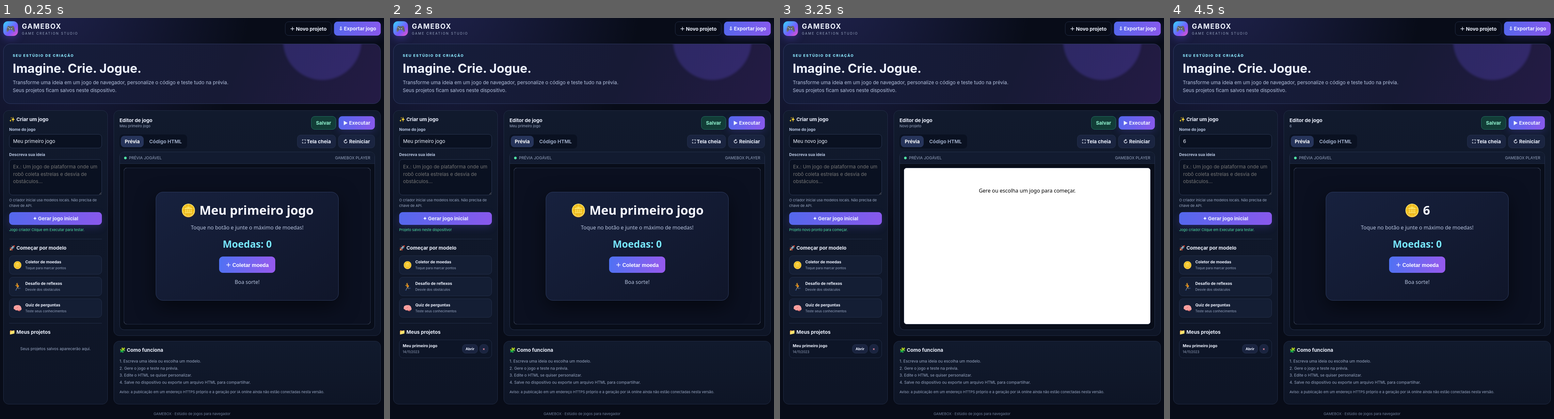
Above: before the commit, frames 1-4 (left to right).
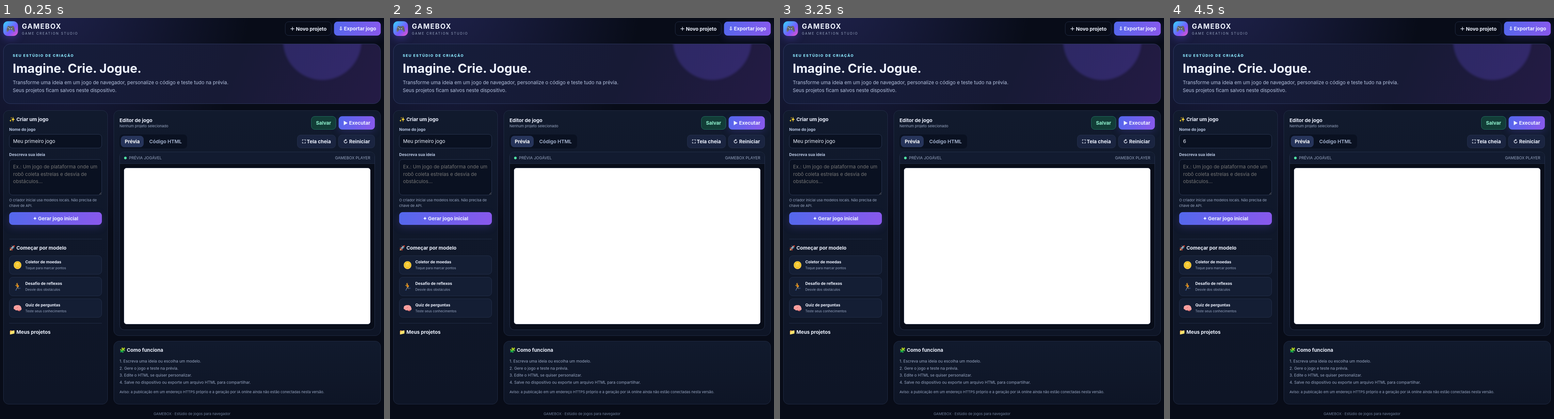
Above: after the commit, the same moments.

Repository: davidiasdonacimento-cell/Gamebox
Game: browser game, page index.html
Same seed, same stepped clock (60 frames per second), same inputs: the game is played once before the commit and once after it.
Inputs (mouse positions are in pixels of both pictures, inside the frame that each line leads up to):
- Up to frame 1 (0.25 s): no input
- Up to frame 2 (2 s): click "▶ Executar" at 0.27 s; click "Prévia" at 1.27 s; click "Salvar" at 1.87 s
- Up to frame 3 (3.25 s): click "＋ Novo projeto" at 2.47 s; click "⛶ Tela cheia" at 3.07 s
- Up to frame 4 (4.5 s): click (1223, 142) at 3.67 s; type "6" at 3.67 s; tap Enter at 3.7 s; click "🪙 Coletor de moedas Toque par…" at 4.27 s

The runs differ from the first frame. In frame 1, 25% of the frame differs, in the area x 2-97%, y 26-84%; in frame 2, 25%; in frame 3, 0.4%; in frame 4, 25%, in the area x 2-97%, y 26-85%.
Error after the commit: SyntaxError: Invalid or unexpected token

Commit message:
Refresh GAMEBOX static site deployment

Diff:
--- a/index.html
+++ b/index.html
@@ -51,7 +51,8 @@
 function escapeHtml(s){return String(s).replace(/[&<>"']/g,c=>({"&":"&amp;","<":"&lt;",">":"&gt;",'"':"&quot;","'":"&#39;"}[c]));}
 function readProjects(){try{return JSON.parse(localStorage.getItem(STORAGE)||"[]")}catch{return []}}
 function writeProjects(items){localStorage.setItem(STORAGE,JSON.stringify(items))}
-function basePage(title,body,style,script){return '<!doctype …(875 unchanged characters)… dy>'+body+'<script>'+script+'<\/script></body></html>'}
+function basePage(title,body,style,script){return '<!doctype …(875 unchanged characters)… dy>'+body+'<script>'+script+'<\/script><!-- GAMEBOX redeploy refresh -->
+</body></html>'}
 function templateCode(kind,title){
 if(kind==="clicker")return basePage(title,'<main class="card"><h1>🪙 '+escapeHtml(title)+'</h1><p>Toque no botão e junte …(380 unchanged characters)…
 if(kind==="runner")return basePage(title,'<main class="card"><h1>🏃 '+escapeHtml(title)+'</h1><p>Clique em pular quando  …(996 unchanged characters)…
